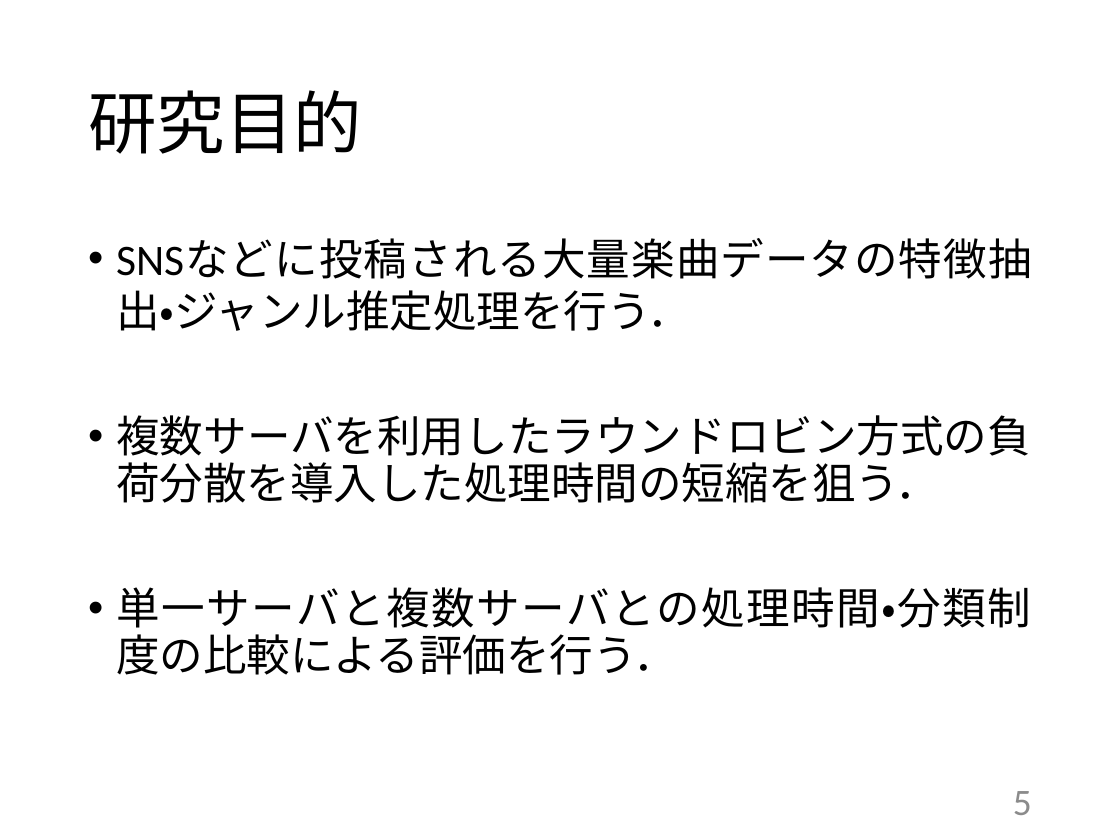
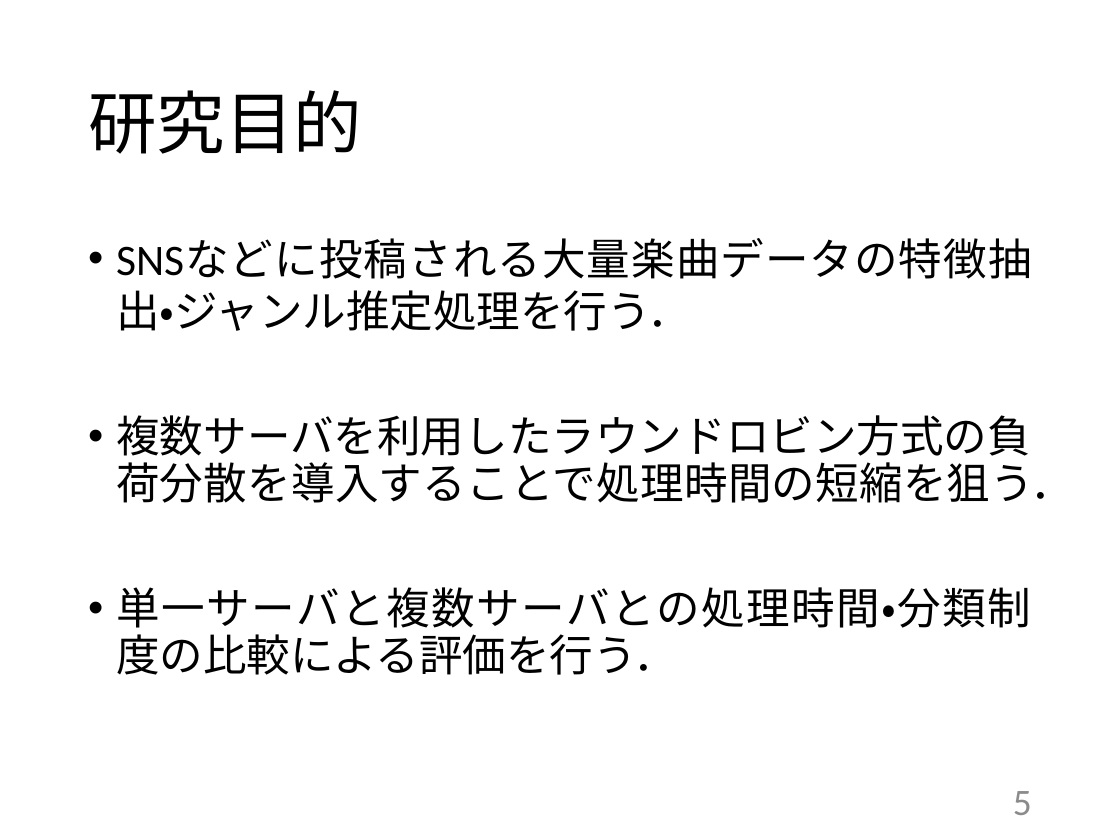
Before and after one commit to kait-takanolab/1821144-yoshii-thesis, a slide deck: slide 5 of 発表用スライド/1821144_卒研発表.pptx. Drawn at 1120x840 pixels with LibreOffice and Linux fonts; fonts in the diff are those of the drawing. Boxes give left, top, right and bottom in pixels: in the first picture for what was removed or moved away, otherwise in the second. Text is boxed around its words. In the diff, an @@ line names an element or a change of style, - is before the commit and + after.

```diff
--- a/発表用スライド/1821144_卒研発表.pptx
+++ b/発表用スライド/1821144_卒研発表.pptx
@@ text at (x1=116, y1=415, x2=1074, y2=503): text changed @@
-• 複数サーバを利用したラウンドロビン方式の負荷分散を導入した処理時間の短縮を狙う．
+• 複数サーバを利用したラウンドロビン方式の負荷分散を導入することで処理時間の短縮を狙う．
```
Also in this commit, not shown: 10 other slides changed, 1 other file.
